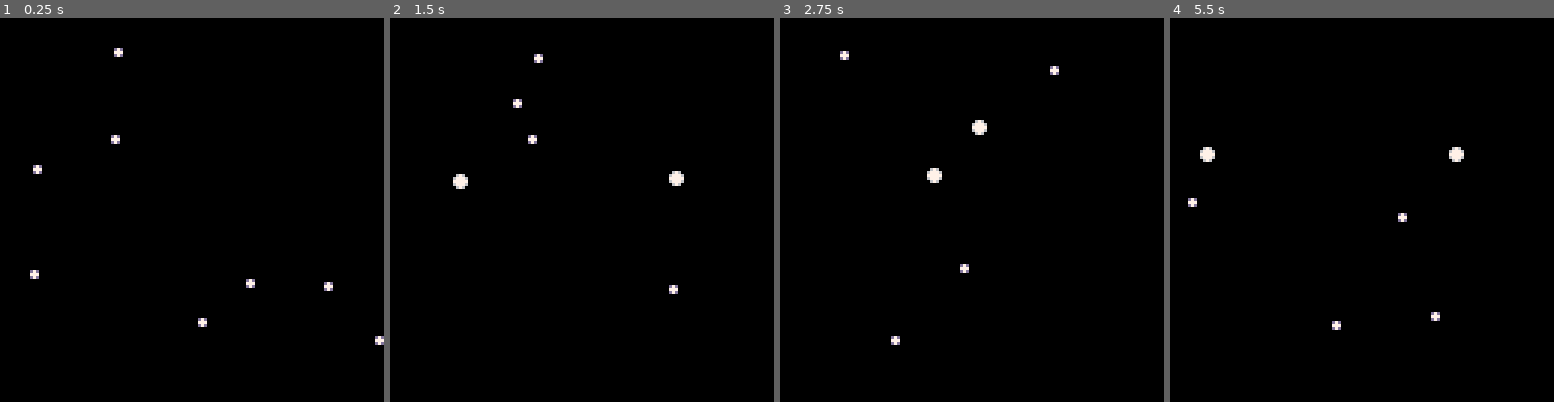
Above: before the commit, frames 1-4 (left to right).
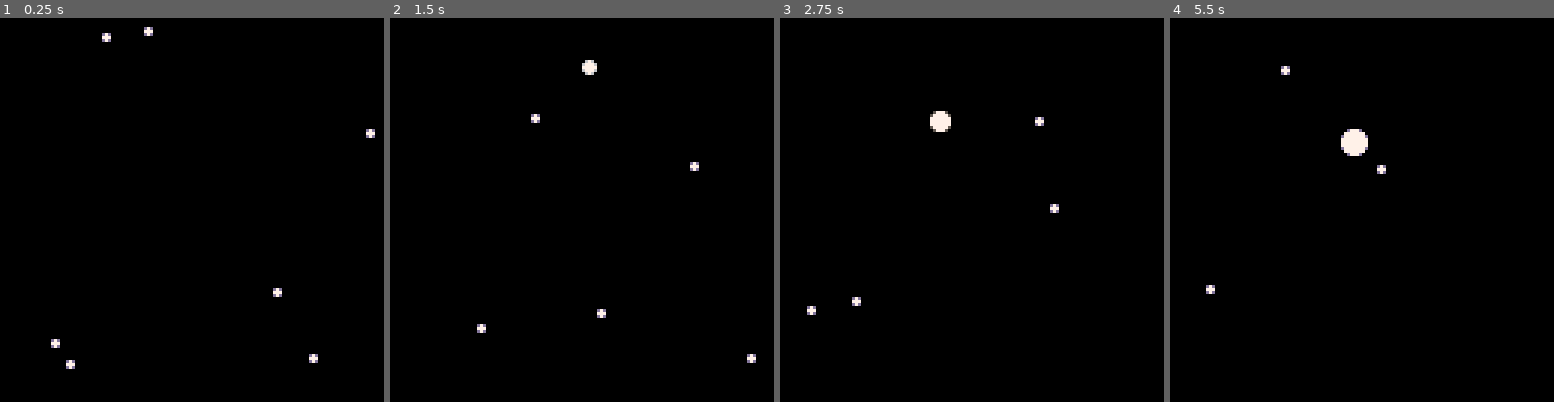
Above: after the commit, the same moments.

Repository: gerwitz/pico-8
Game: PICO-8 cartridge orbital.p8
The game is run twice, just before and just after one commit, with the same random seed, the same clock (stepped at 60 frames per second) and the same inputs.
Inputs:
- Up to frame 1 (0.25 s): no input
- Up to frame 2 (1.5 s): no input
- Up to frame 3 (2.75 s): no input
- Up to frame 4 (5.5 s): no input

The runs differ from the first frame. In frame 1, 0.8% of the frame differs, in the area x 7-100%, y 2-92%; in frame 2, 0.9%; in frame 3, 1.0%; in frame 4, 1.1%, in the area x 4-77%, y 12-82%.

Commit message:
better exploding and speed limit

Diff:
--- a/orbital.p8
+++ b/orbital.p8
@@ -6,7 +6,10 @@
 
 planets={}
 next_id=0
+
 g = 0.001 -- will be divided by distance, multiplied by mass
+max_size = 5
+max_speed = 3
 logfile = "orbital.txt"
 
 function log(msg)
@@ -17,7 +20,7 @@
   end
 end
 
-function add_planet(size, x, y)
+function add_planet(size, x, y, dx, dy)
   p = {}
   p.id = next_id
   next_id += 1
@@ -26,8 +29,8 @@
   p.x = x or rnd(128)
   p.y = y or rnd(128)
   -- motion vector
-  p.dx = rnd(2)-1
-  p.dy = rnd(2)-1
+  p.dx = dx or rnd(max_speed)-(max_speed/2)
+  p.dy = dy or rnd(max_speed)-(max_speed/2)
 
   add(planets, p)
 end
@@ -43,8 +46,16 @@
         return
       end
       gforce = g * (p.size^3 + planet.size^3) / -(distance)
-      planet.dx += x_delta * gforce
-      planet.dy += y_delta * gforce
+      new_dx = planet.dx + x_delta * gforce
+      new_dy = planet.dy + y_delta * gforce
+      speed = abs(new_dx) + abs(new_dy)
+      if (speed > max_speed) then
+        slowdown = 1 / (speed / max_speed)
+        new_dx *= slowdown
+        new_dy *= slowdown
+      end
+      planet.dx = new_dx
+      planet.dy = new_dy
     end
   end
 end
@@ -61,21 +72,17 @@
   survivor.size = survivor.size + victim.size
   del(planets, victim)
   --if (survivor.size > 7) _init()
-  if (survivor.size > 7) explode(survivor)
+  if (survivor.size > max_size) explode(survivor)
 end
 
 function explode(donor)
-  log("start exploding")
+  local fragments = donor.size
   local center_x = donor.x
   local center_y = donor.y
   del(planets, donor)
-  for i=0,7 do
-    -- add_planet(1, center_x + cos(i/7), center_y + sin(i/7))
-    -- add_planet(1, 61 + 3+cos(i/7), 61 + 3*sin(i/7))
-    add_planet(1, (center_x + 3*i) % 128, (center_y + 3*i) % 128)
-    -- add_planet(1)
+  for i=0,fragments-1 do
+    add_planet(1, (center_x + (fragments/2)*cos(i/8))%128, (fragments/2)*sin(i/8)%128, cos(i/8), sin(i/8))
   end
-  log("end exploding")
 end
 
 function move(planet)
@@ -85,9 +92,8 @@
 end
 
 function _init()
-  printh("init", logfile, true)
   planets={}
-  for i=0,7 do
+  for i=0,6 do
     add_planet(1, rnd(128), rnd(128))
   end
 end
